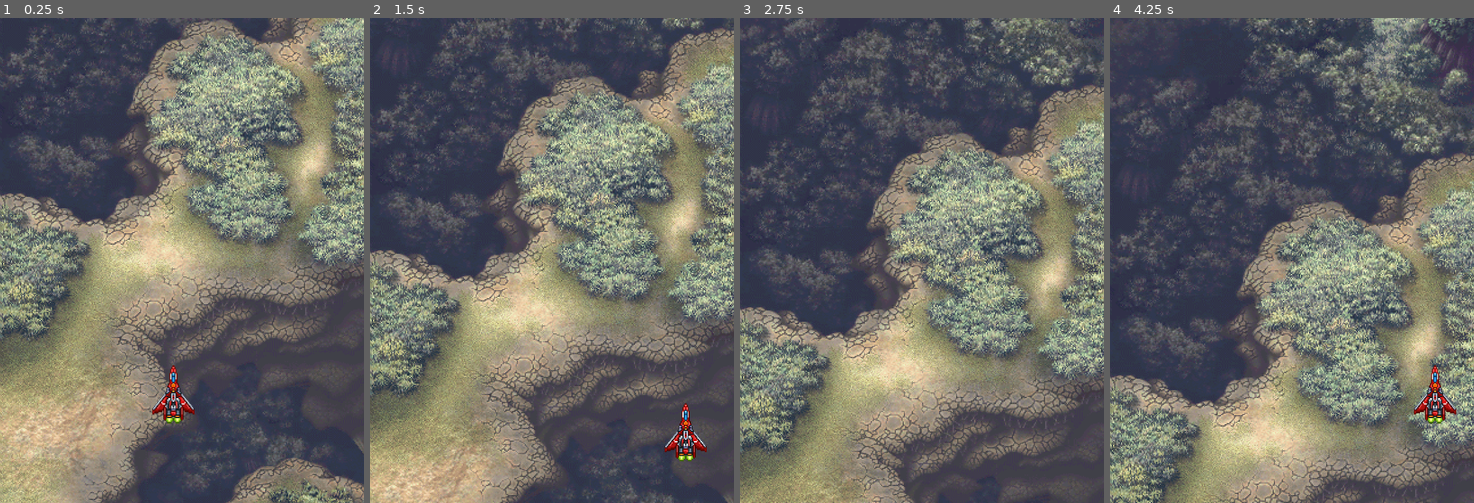
Above: before the commit, frames 1-4 (left to right).
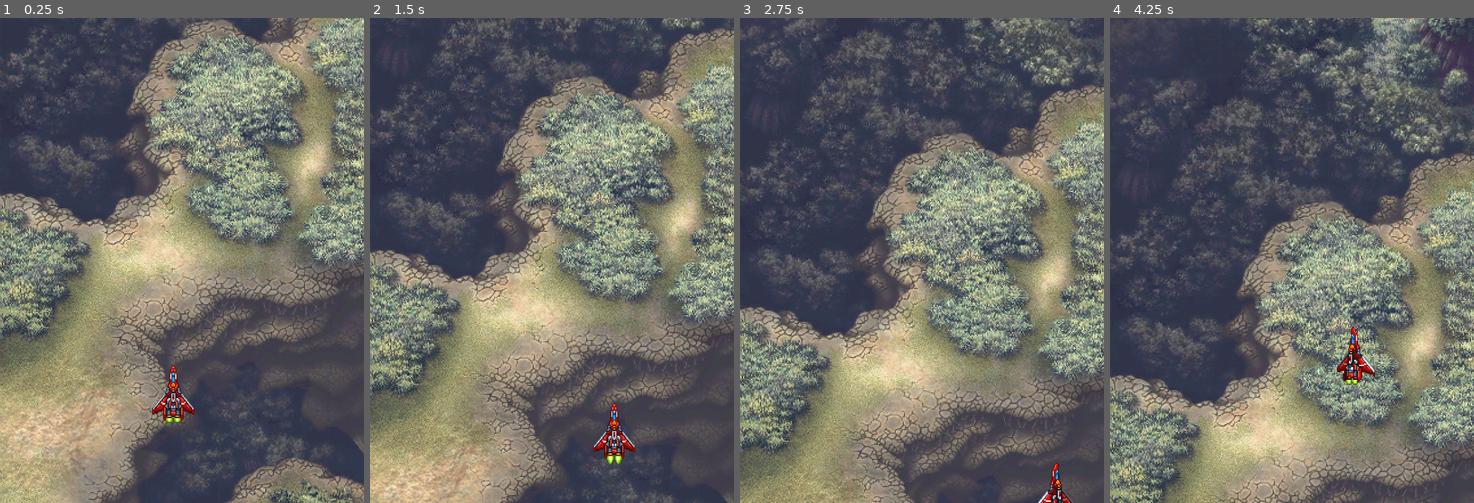
Above: after the commit, the same moments.

Repository: R4Y3D/2D-game
Game: Godot game, scene res://Scenes/main.tscn
Same seed, same stepped clock (60 frames per second), same inputs: the game is played once before the commit and once after it.
Inputs (mouse positions are in pixels of both pictures, inside the frame that each line leads up to):
- Up to frame 1 (0.25 s): no input
- Up to frame 2 (1.5 s): tap Enter (ui_accept) at 0.5, 0.77 s; move the mouse to (632, 236) at 0.52 s; hold D (right) 0.53-1.28 s; hold Shift (focus, bound only after the commit) 0.53-1.28 s; move the mouse to (479, 284) at 1.27 s; hold S (down) from 1.28 s (still down); tap Space (shoot) at 1.35 s
- Up to frame 3 (2.75 s): tap Enter (ui_accept) at 1.52 s; tap Shift (focus, bound only after the commit) at 1.55 s; move the mouse to (958, 153) at 2.02 s; release S (down) at 2.03 s; hold D (right) from 2.03 s (still down); hold Shift (focus, bound only after the commit) from 2.03 s (still down)
- Up to frame 4 (4.25 s): move the mouse to (1273, 357) at 2.77 s; release D (right) at 2.78 s; release Shift (focus, bound only after the commit) at 2.78 s; hold W (up) 2.78-3.53 s; tap Shift (focus, bound only after the commit) at 2.85 s; tap Enter (ui_accept) at 3.02, 3.77 s; move the mouse to (1401, 333) at 3.52 s; hold A (left) from 3.53 s (still down); hold Shift (focus, bound only after the commit) from 3.53 s (still down); tap Space (shoot) at 3.6 s

The runs differ from the first frame. In frame 1, 0.1% of the frame differs, in the area x 41-54%, y 71-84%; in frame 2, 1.2%, in the area x 61-93%, y 79-93%; in frame 3, 0.3%; in frame 4, 1.2%.

Commit message:
Walls
Added invisible walls around camera to prevent player from leaving view.

Diff:
--- a/2D game/Scenes/Player.tscn
+++ b/2D game/Scenes/Player.tscn
@@ -55,17 +55,9 @@
 atlas = ExtResource("2_m54qx")
 region = Rect2(96, 58, 48, 58)
 
-[sub_resource type="AtlasTexture" id="AtlasTexture_qy3tk"]
-atlas = ExtResource("2_m54qx")
-region = Rect2(0, 0, 48, 58)
-
 [sub_resource type="AtlasTexture" id="AtlasTexture_o7rtk"]
 atlas = ExtResource("2_m54qx")
 region = Rect2(0, 116, 48, 58)
-
-[sub_resource type="AtlasTexture" id="AtlasTexture_8gygo"]
-atlas = ExtResource("2_m54qx")
-region = Rect2(0, 0, 48, 58)
 
 [sub_resource type="AtlasTexture" id="AtlasTexture_e4qfw"]
 atlas = ExtResource("2_m54qx")
@@ -93,7 +85,7 @@
 }],
 "loop": false,
 "name": &"stop",
-"speed": 7.0
+"speed": 3.0
 }, {
 "frames": [{
 "duration": 1.0,
@@ -102,9 +94,9 @@
 "duration": 1.0,
 "texture": SubResource("AtlasTexture_2qlii")
 }],
-"loop": false,
+"loop": true,
 "name": &"thrustBackward",
-"speed": 7.0
+"speed": 3.0
 }, {
 "frames": [{
 "duration": 1.0,
@@ -144,9 +136,6 @@
 }, {
 "frames": [{
 "duration": 1.0,
-"texture": SubResource("AtlasTexture_qy3tk")
-}, {
-"duration": 1.0,
 "texture": SubResource("AtlasTexture_o7rtk")
 }],
 "loop": false,
@@ -155,9 +144,6 @@
 }, {
 "frames": [{
 "duration": 1.0,
-"texture": SubResource("AtlasTexture_8gygo")
-}, {
-"duration": 1.0,
 "texture": SubResource("AtlasTexture_e4qfw")
 }],
 "loop": false,
@@ -165,8 +151,9 @@
 "speed": 7.0
 }]
 
-[sub_resource type="RectangleShape2D" id="RectangleShape2D_tlobn"]
-size = Vector2(7.82094, 9.05854)
+[sub_resource type="CapsuleShape2D" id="CapsuleShape2D_xa0a6"]
+radius = 5.40018
+height = 12.0781
 
 [node name="player" type="CharacterBody2D"]
 position = Vector2(457, 1000)
@@ -175,11 +162,11 @@
 metadata/_edit_group_ = true
 
 [node name="AnimatedSprite2D" type="AnimatedSprite2D" parent="."]
-position = Vector2(0.14727, 1.01155)
+position = Vector2(-6.70552e-07, 0.905838)
 sprite_frames = SubResource("SpriteFrames_r47vg")
 animation = &"idle"
 
-[node name="CollisionShape2D" type="CollisionShape2D" parent="."]
-position = Vector2(0.188416, 0.603821)
+[node name="hitbox" type="CollisionShape2D" parent="."]
+position = Vector2(-4.05312e-06, 1.2078)
 scale = Vector2(1.01176, 1)
-shape = SubResource("RectangleShape2D_tlobn")
+shape = SubResource("CapsuleShape2D_xa0a6")
--- a/2D game/Scenes/main.tscn
+++ b/2D game/Scenes/main.tscn
@@ -1,7 +1,8 @@
-[gd_scene load_steps=3 format=3 uid="uid://doym14lralqv7"]
+[gd_scene load_steps=4 format=3 uid="uid://doym14lralqv7"]
 
 [ext_resource type="PackedScene" uid="uid://35u4b6xv0kj3" path="res://Scenes/Background.tscn" id="1_cpy2o"]
 [ext_resource type="PackedScene" uid="uid://b50jbwwdxkb52" path="res://Scenes/Player.tscn" id="1_losjw"]
+[ext_resource type="PackedScene" uid="uid://c4mgsquy3xfjc" path="res://Scenes/walls.tscn" id="3_cn1dg"]
 
 [node name="main" type="Node2D"]
 
@@ -9,3 +10,5 @@
 
 [node name="player" parent="." instance=ExtResource("1_losjw")]
 speed = 500.0
+
+[node name="Walls" parent="." instance=ExtResource("3_cn1dg")]
--- /dev/null
+++ b/2D game/Scenes/walls.tscn
@@ -0,0 +1,32 @@
+[gd_scene load_steps=2 format=3 uid="uid://c4mgsquy3xfjc"]
+
+[sub_resource type="SegmentShape2D" id="SegmentShape2D_6oddg"]
+b = Vector2(4.20066e-05, 961)
+
+[node name="Walls" type="StaticBody2D"]
+
+[node name="topWall" type="CollisionShape2D" parent="."]
+position = Vector2(961, -1)
+rotation = 1.5708
+shape = SubResource("SegmentShape2D_6oddg")
+
+[node name="leftWall" type="CollisionShape2D" parent="."]
+position = Vector2(1, 0)
+shape = SubResource("SegmentShape2D_6oddg")
+
+[node name="leftWall2" type="CollisionShape2D" parent="."]
+position = Vector2(1, 322)
+shape = SubResource("SegmentShape2D_6oddg")
+
+[node name="rightWall" type="CollisionShape2D" parent="."]
+position = Vector2(959, 0)
+shape = SubResource("SegmentShape2D_6oddg")
+
+[node name="rightWall2" type="CollisionShape2D" parent="."]
+position = Vector2(959, 322)
+shape = SubResource("SegmentShape2D_6oddg")
+
+[node name="bottomWall" type="CollisionShape2D" parent="."]
+position = Vector2(961, 1281)
+rotation = 1.5708
+shape = SubResource("SegmentShape2D_6oddg")
--- a/2D game/Scripts/player.gd
+++ b/2D game/Scripts/player.gd
@@ -6,25 +6,63 @@
 func _process(_delta: float) -> void:
 	# Reset velocity to zero
 	var direction: Vector2 = Vector2.ZERO
+	var current_speed = speed
+
+	# Check if the focus button is held, halve the speed
+	if Input.is_action_pressed("focus"):
+		current_speed /= 2
 
 	# Handle input for movement
-	if Input.is_action_pressed("up"):
+	var is_up_pressed = Input.is_action_pressed("up")
+	var is_down_pressed = Input.is_action_pressed("down")
+	var is_left_pressed = Input.is_action_pressed("left")
+	var is_right_pressed = Input.is_action_pressed("right")
+
+	# Diagonal movement (up and left or up and right)
+	if is_up_pressed and is_left_pressed:
 		direction.y -= 1
-		anim.play("thrustForward")
-	if Input.is_action_pressed("down"):
-		direction.y += 1
-		anim.play("thrustBackward")
-	if Input.is_action_pressed("left"):
 		direction.x -= 1
-		anim.play("turnLeft")
-	if Input.is_action_pressed("right"):
+		if anim.animation != "thrustLeft":
+			anim.play("thrustLeft")
+	elif is_up_pressed and is_right_pressed:
+		direction.y -= 1
 		direction.x += 1
-		anim.play("turnRight")
+		if anim.animation != "thrustRight":
+			anim.play("thrustRight")
+	else:
+		# Handle normal input for movement
+		if is_up_pressed:
+			direction.y -= 1
+			if anim.animation != "thrustForward":
+				anim.play("thrustForward")
+		elif is_down_pressed:
+			direction.y += 1
+			if anim.animation != "thrustBackward":
+				anim.play("thrustBackward")
+
+		if is_left_pressed:
+			direction.x -= 1
+			if anim.animation != "turnLeft":
+				anim.play("turnLeft")
+		elif is_right_pressed:
+			direction.x += 1
+			if anim.animation != "turnRight":
+				anim.play("turnRight")
 
 	# Normalize direction to prevent faster diagonal movement
 	if direction.length() > 0:
 		direction = direction.normalized()
+	else:
+		# Play idle animation when no input is pressed
+		if anim.animation != "idle":
+			anim.play("idle")
 
-	# Apply movement using move_and_slide
-	velocity = direction * speed
+	# Apply movement using move_and_slide with the current speed (halved if focus is held)
+	velocity = direction * current_speed
 	move_and_slide()
+
+# Handle input release for stop animation
+func _input(event: InputEvent) -> void:
+	if event.is_action_released("up") or event.is_action_released("down") or event.is_action_released("left") or event.is_action_released("right"):
+		if anim.animation != "stop":
+			anim.play("stop")
--- a/2D game/project.godot
+++ b/2D game/project.godot
@@ -49,8 +49,12 @@
 shoot={
 "deadzone": 0.5,
 "events": [Object(InputEventKey,"resource_local_to_scene":false,"resource_name":"","device":-1,"window_id":0,"alt_press …(191 unchanged characters)…
-, Object(InputEventKey,"resource_local_to_scene":false,"resource_name":"","device":-1,"window_id":0,"alt_pressed":false,"shift_pressed":false,"ctrl_pressed":false,"meta_pressed":false,"pressed":false,"keycode":0,"physical_keycode":4194325,"key_label":0,"unicode":0,"location":0,"echo":false,"script":null)
 , Object(InputEventKey,"resource_local_to_scene":false,"resource_name":"","device":-1,"window_id":0,"alt_pressed":false …(183 unchanged characters)…
+]
+}
+focus={
+"deadzone": 0.5,
+"events": [Object(InputEventKey,"resource_local_to_scene":false,"resource_name":"","device":-1,"window_id":0,"alt_pressed":false,"shift_pressed":false,"ctrl_pressed":false,"meta_pressed":false,"pressed":false,"keycode":0,"physical_keycode":4194325,"key_label":0,"unicode":0,"location":0,"echo":false,"script":null)
 ]
 }
 
Not shown: 1 places in 2D game/Scenes/Player.tscn that only renumber resources
Not shown, added: 2D game/addons/BulletUpHell/BuH.gd
Not shown, added: 2D game/addons/BulletUpHell/BuHSpawner.gd
Not shown, added: 2D game/addons/BulletUpHell/Bullet/BulletNodeProps.gd
Not shown, added: 2D game/addons/BulletUpHell/Bullet/BulletProps.gd
Not shown, added: 2D game/addons/BulletUpHell/Bullet/Hit Hurt.wav.import
Not shown, added: 2D game/addons/BulletUpHell/Bullet/ObjectProps.gd
Binary file added: 2D game/addons/BulletUpHell/Bullet/Sprites/Bullet_06.png
Not shown, added: 2D game/addons/BulletUpHell/Bullet/Sprites/Bullet_06.png.import
Binary file added: 2D game/addons/BulletUpHell/Bullet/Sprites/Bullet_11.png
Not shown, added: 2D game/addons/BulletUpHell/Bullet/Sprites/Bullet_11.png.import
Binary file added: 2D game/addons/BulletUpHell/Bullet/Sprites/Bullet_3.png
(and 135 more such lines)
